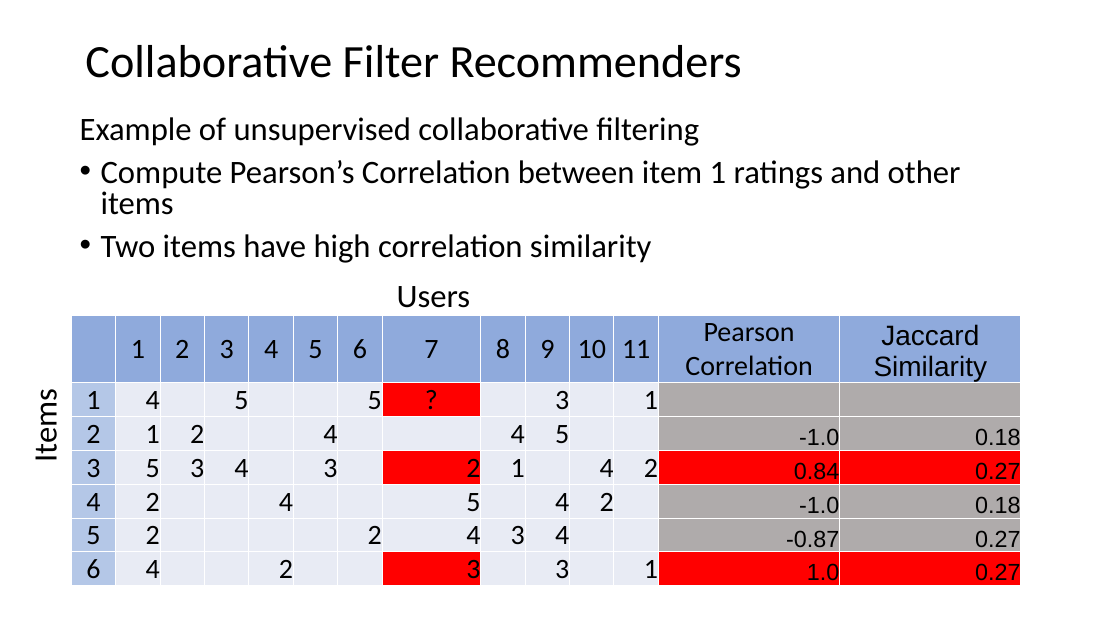
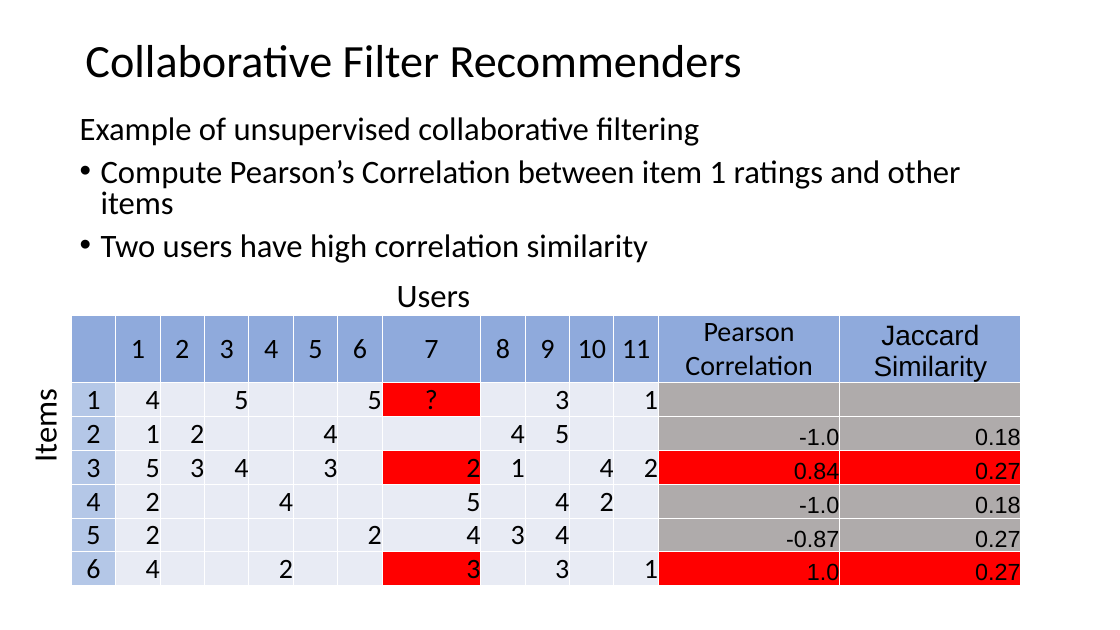
Before and after one commit to StephenElston/CSCI-E-108, a slide deck: slide 52 of slides/11_RecommenderSystems_Part1.pptx. Drawn at 1120x630 pixels with LibreOffice and Linux fonts; fonts in the diff are those of the drawing. Boxes give left, top, right and bottom in pixels: in the first picture for what was removed or moved away, otherwise in the second. Text is boxed around its words. In the diff, an @@ line names an element or a change of style, - is before the commit and + after.

```diff
--- a/slides/11_RecommenderSystems_Part1.pptx
+++ b/slides/11_RecommenderSystems_Part1.pptx
@@ text at box(101, 234, 648, 263): text changed @@
-• Two items have high correlation similarity
+• Two users have high correlation similarity
```
Also in this commit, not shown: 4 other slides changed, 1 slide removed.
